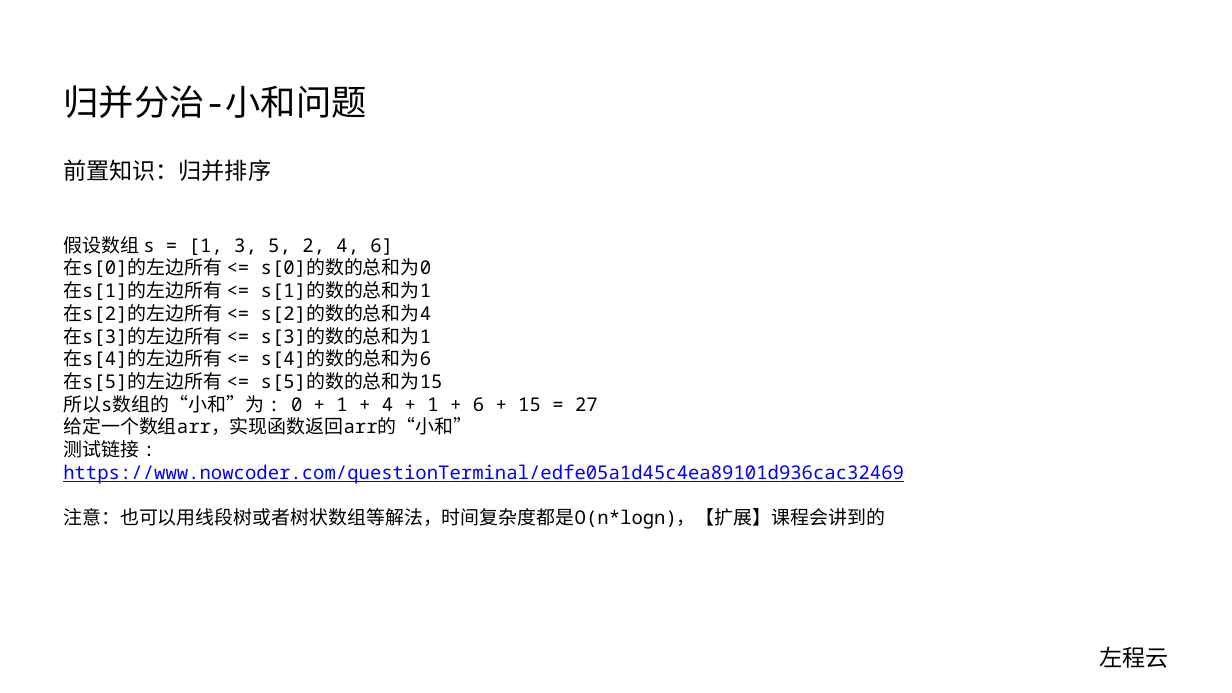
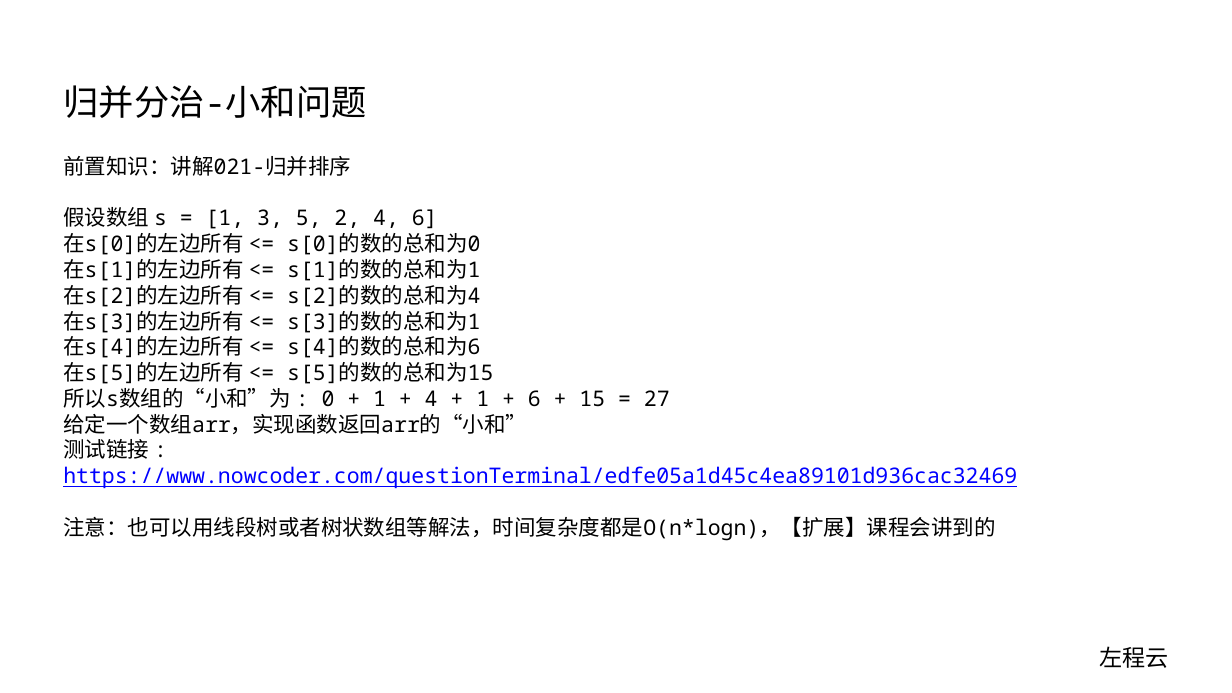
Before and after one commit to algorithmzuo/algorithm-journey, a slide deck: slide 1 of src/ppt/讲解022【必备】归并分治-小和问题.pptx. Drawn at 1232x693 pixels with LibreOffice and Linux fonts; fonts in the diff are those of the drawing. Boxes give left, top, right and bottom in pixels: in the first picture for what was removed or moved away, otherwise in the second. Text is boxed around its words. In the diff, an @@ line names an element or a change of style, - is before the commit and + after.

```diff
--- a/src/ppt/讲解022【必备】归并分治-小和问题.pptx
+++ b/src/ppt/讲解022【必备】归并分治-小和问题.pptx
@@ text "前置知识：讲解021-归并排序": place and size @@
-text "前置知识：讲解021-归并排序" at (63, 236, 904, 529)
+text "前置知识：讲解021-归并排序" at (63, 156, 1017, 540)
@@ text at (63, 156, 351, 176): paragraph added @@
+前置知识：讲解021-归并排序
@@ text removed at (63, 159, 271, 181) @@
-前置知识：归并排序
@@ text at (63, 207, 1017, 540): size 29.5 to 33.5 pt @@
```
Also in this commit, not shown: 3 other files.
